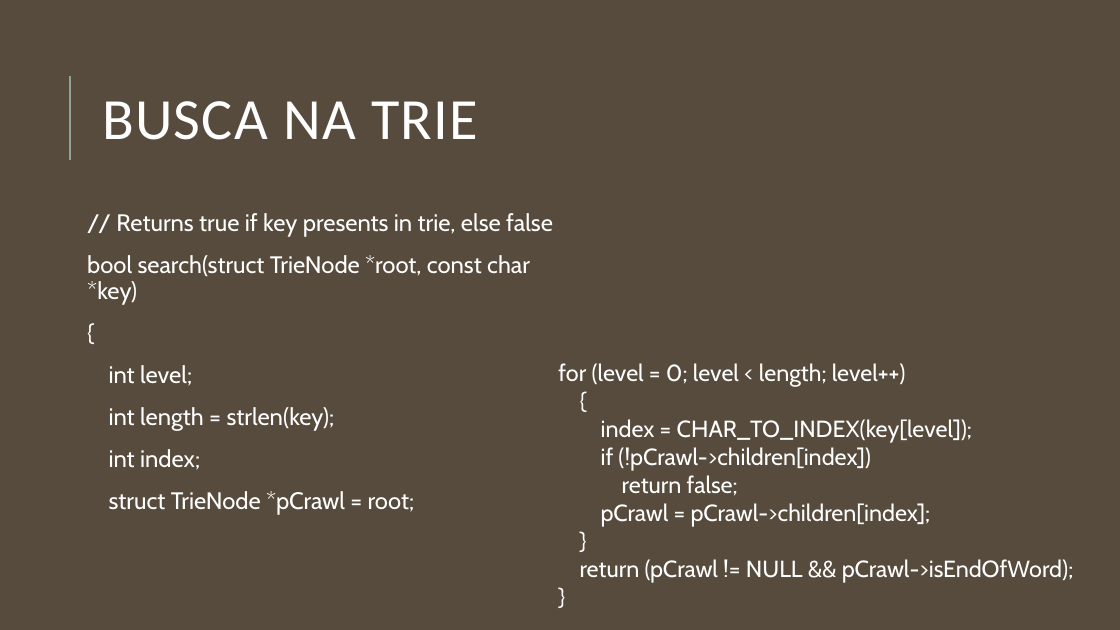
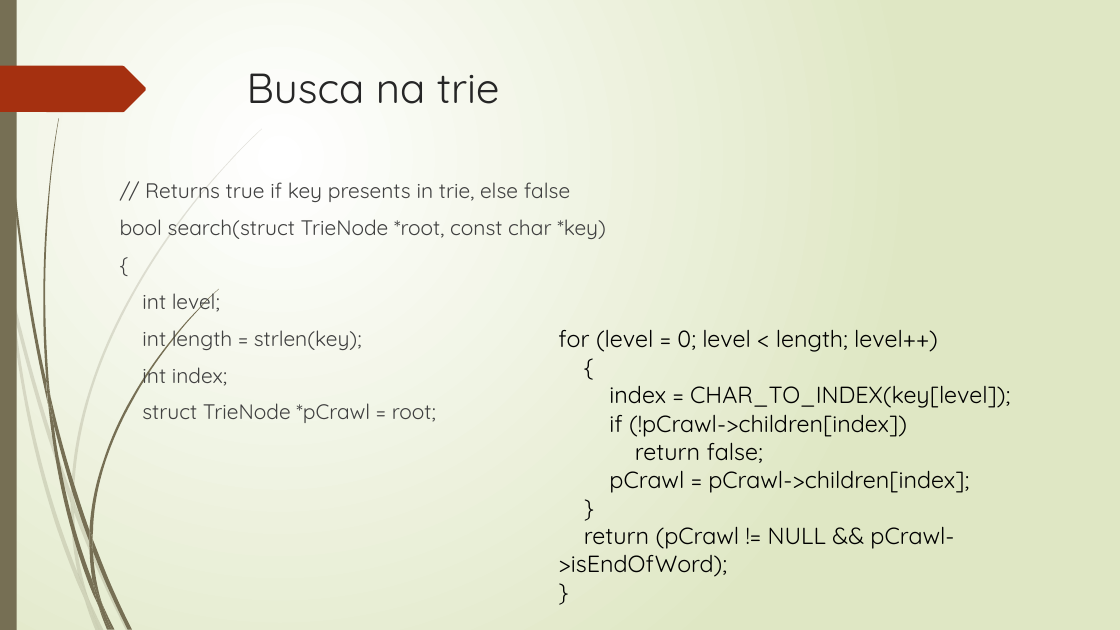
Before and after one commit to CryptoHBP/Trie, a slide deck: slide 8 of TRIE.pptm (slide 12 before the commit). Drawn at 1120x630 pixels with LibreOffice and Linux fonts; fonts in the diff are those of the drawing. Boxes give left, top, right and bottom in pixels: in the first picture for what was removed or moved away, otherwise in the second. Text is boxed around its words. In the diff, an @@ line names an element or a change of style, - is before the commit and + after.

```diff
--- a/TRIE.pptm
+++ b/TRIE.pptm
@@ background #564B3C to gradient #FFFFFF to #DFE8C4 @@
@@ rectangle added at <box>0,0,17,630</box>, fill #766F54 @@
@@ title "Busca na trie" at <box>247,73,500,104</box>: vertical alignment middle to top @@
@@ freeform shape added at <box>0,66,146,112</box>, fill #A53010 @@
@@ line removed from (70, 160) to (70, 76) @@
@@ title at <box>247,73,500,104</box>: text changed; size 50 to 36 pt; font Calibri to Quicksand; text colour #FFFFFF to #262626 @@
-BUSCA NA TRIE
+Busca na trie
@@ text "// Returns true if key ...": place and size @@
-text "// Returns true if key ..." at <box>87,213,553,515</box>
+text "// Returns true if key ..." at <box>120,182,606,423</box>
@@ text "// Returns true if key ..." at <box>120,182,606,423</box>: size 20.4 to 18 pt, font Cabin to Quicksand, text colour #FFFFFF to #404040; bullet   to none; line spacing 0.9 to 1; less space between paragraphs @@
@@ text "for (level = 0; level ...": place and size @@
-text "for (level = 0; level ..." at <box>558,363,1074,583</box>
+text "for (level = 0; level ..." at <box>558,330,1010,577</box>
@@ text "for (level = 0; level ..." at <box>558,330,1010,577</box>: font Cabin to Quicksand, text colour #FFFFFF to #000000 @@
@@ group added at <box>0,129,262,630</box>: 10 freeform shapes @@
@@ group added at <box>3,0,218,630</box>: 12 freeform shapes @@
```
Also in this commit, not shown: 8 other slides changed, 4 slides removed, 1 other file.
